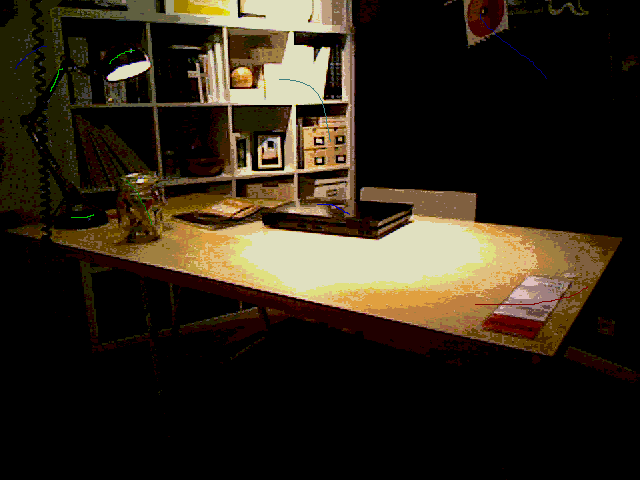
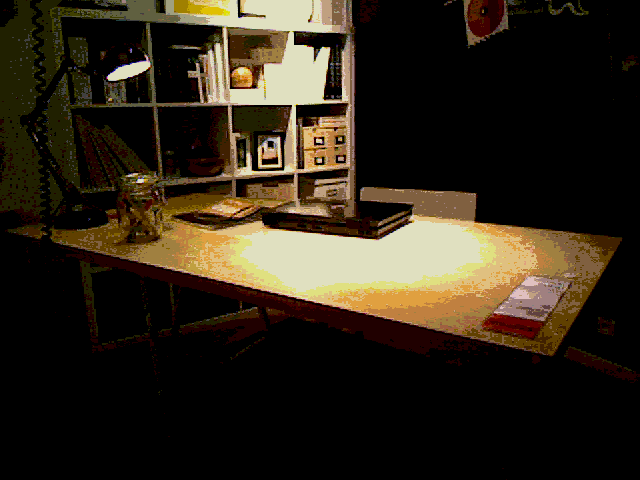
Before/after of a 640 x 480 layered artwork. What changed in the layer stack:
removed layer "Layer #1" over left=15, top=14, right=588, bottom=305
